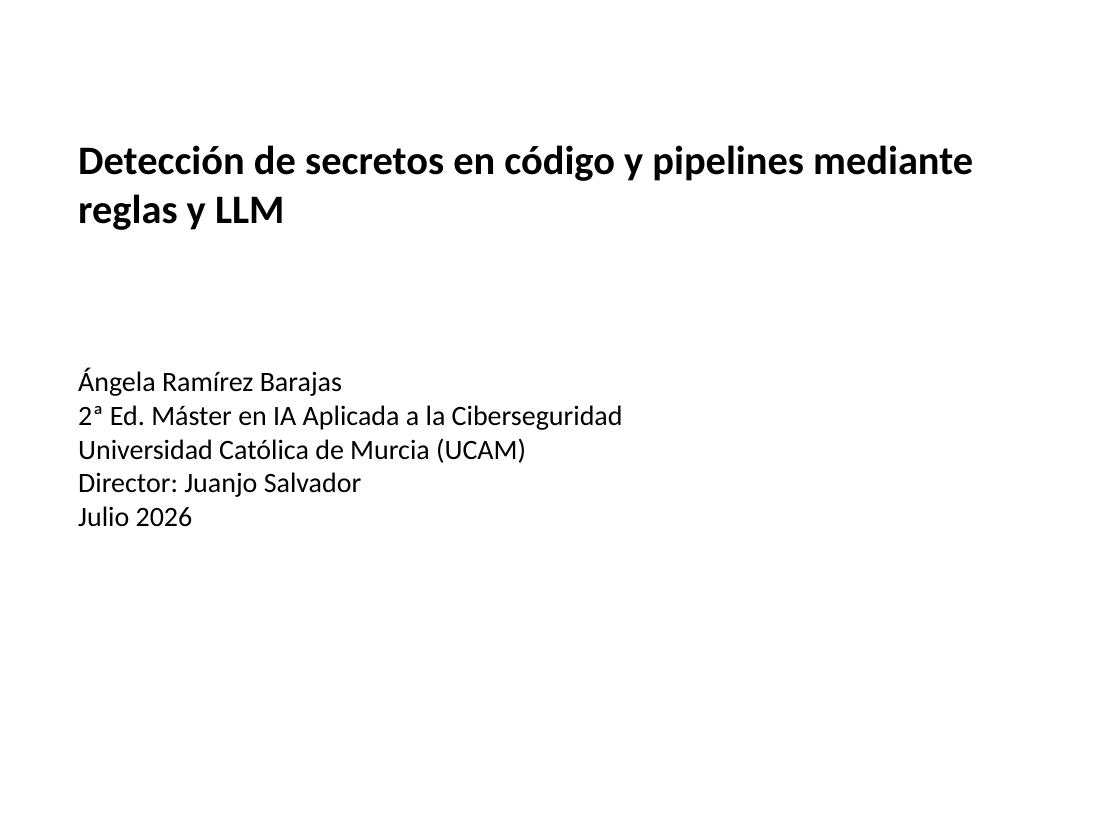
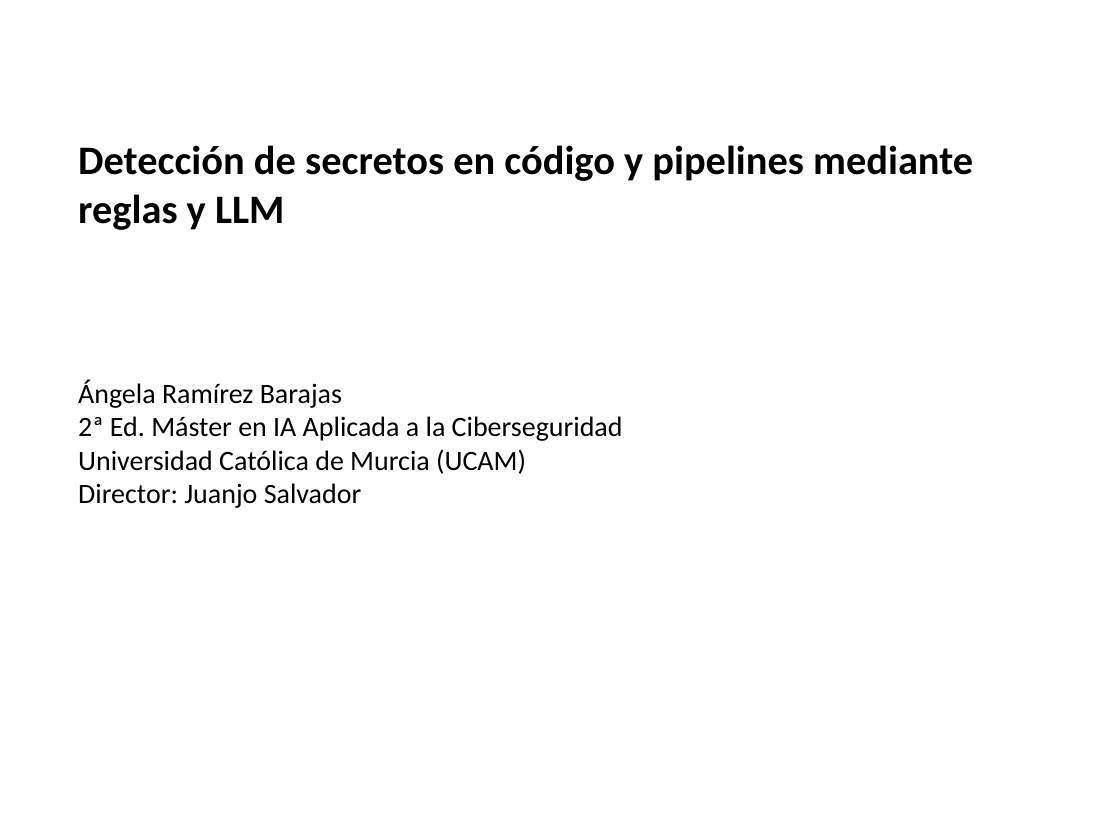
Before and after one commit to aramirezbarajas/secret-scan-tfm, a slide deck: slide 1 of docs/presentacion_defensa.pptx. Drawn at 1120x840 pixels with LibreOffice and Linux fonts; fonts in the diff are those of the drawing. Boxes give left, top, right and bottom in pixels: in the first picture for what was removed or moved away, otherwise in the second. Text is boxed around its words. In the diff, an @@ line names an element or a change of style, - is before the commit and + after.

```diff
--- a/docs/presentacion_defensa.pptx
+++ b/docs/presentacion_defensa.pptx
@@ text "Ángela Ramírez Barajas" moved from (x1=78, y1=368, x2=623, y2=527) to (x1=78, y1=379, x2=623, y2=508) @@
@@ text at (x1=78, y1=506, x2=193, y2=527): paragraph removed @@
-Julio 2026
```
Also in this commit, not shown: 3 other slides changed, 3 slides added, 7 slides removed, 2 other files.
